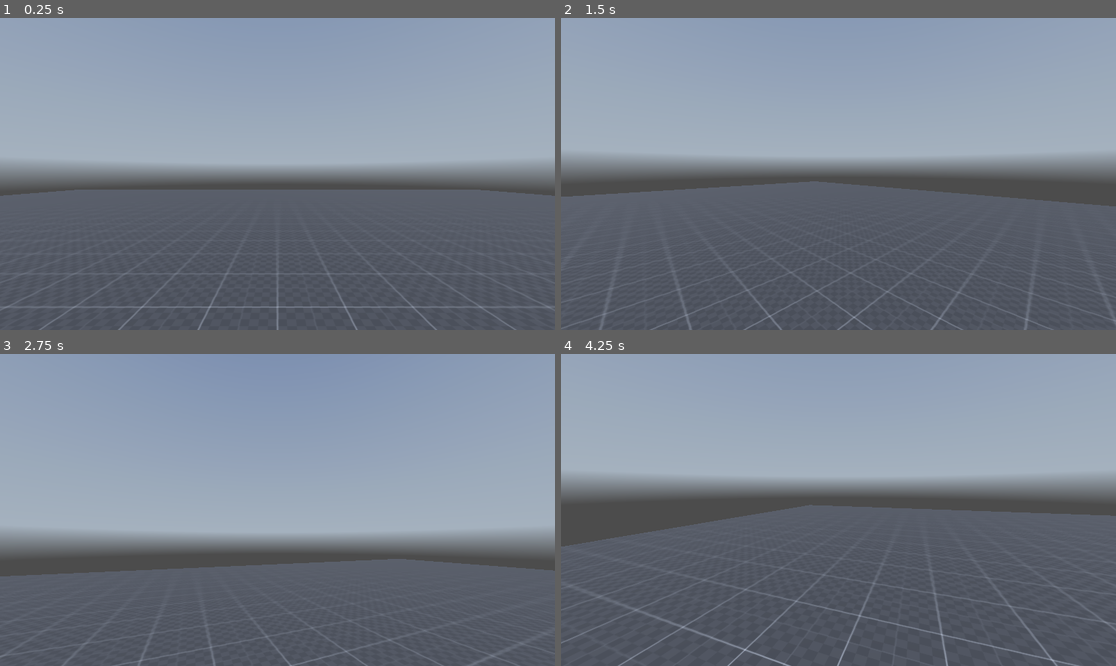
Above: before the commit, frames 1-4 (two rows, left to right).
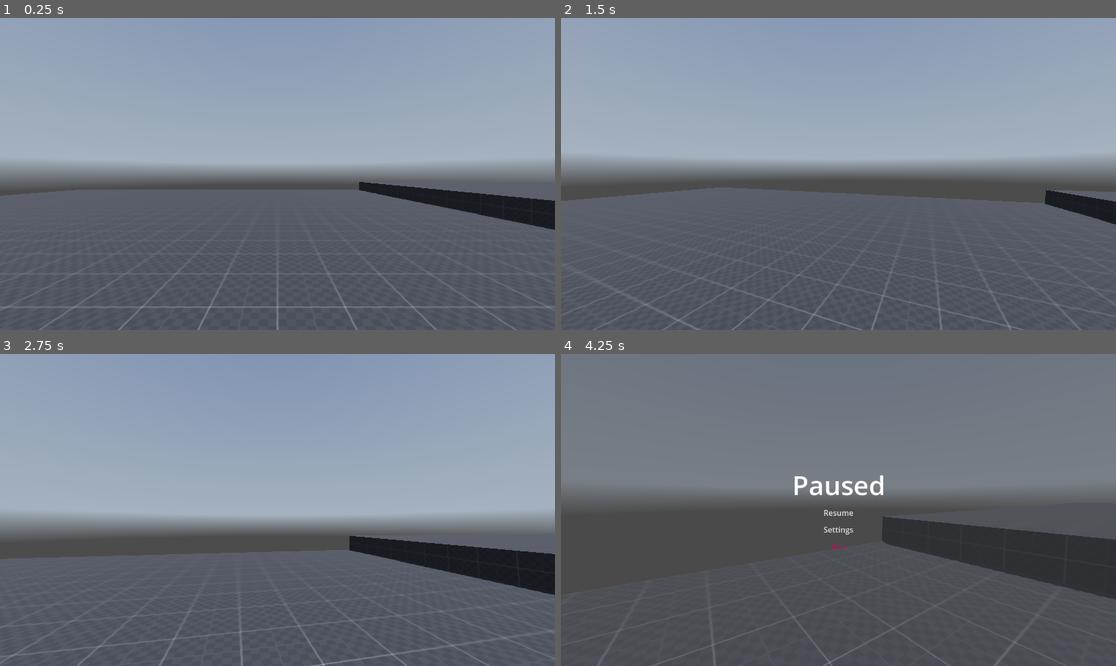
Above: after the commit, the same moments.

Repository: EcraepNahte/jump-the-moon
Game: Godot game, scene res://scenes/main.tscn
The game is run twice, just before and just after one commit, with the same random seed, the same clock (stepped at 60 frames per second) and the same inputs. A sky picture missing from this copy of the repository is replaced by a grey-blue gradient.
Inputs (mouse positions are in pixels of both pictures, inside the frame that each line leads up to):
- Up to frame 1 (0.25 s): no input
- Up to frame 2 (1.5 s): move the mouse to (866, 174) at 0.52 s; hold Ctrl (crouch) 0.53-1.28 s; hold W (forward) from 0.53 s (still down); tap Space (jump) at 0.77 s; tap Shift (sprint) at 0.8, 1.35 s; move the mouse to (810, 174) at 1.27 s
- Up to frame 3 (2.75 s): keep holding W (forward); tap Space (jump) at 1.52 s; tap Ctrl (crouch) at 1.55 s; move the mouse to (288, 503) at 2.02 s; hold Ctrl (crouch) from 2.03 s (still down); tap Shift (sprint) at 2.3 s
- Up to frame 4 (4.25 s): keep holding W (forward); move the mouse to (832, 516) at 2.77 s; release Ctrl (crouch) at 2.78 s; tap Shift (sprint) at 2.85, 3.8 s; tap Space (jump) at 3.02, 3.77 s; tap Ctrl (crouch) at 3.05 s; move the mouse to (877, 513) at 3.52 s; hold Ctrl (crouch) from 3.53 s (still down); tap Escape (pause, bound only after the commit) at 4.15 s

The runs differ from the first frame. In frame 1, 2.5% of the frame differs, in the area x 64-100%, y 52-68%; in frame 2, 3.3%; in frame 3, 16%; in frame 4, 57%, in the area x 0-100%, y 0-100%.

Commit message:
Add pause menu

Diff:
--- a/project.godot
+++ b/project.godot
@@ -11,14 +11,13 @@
 [application]
 
 config/name="Jump the Moon"
-run/main_scene="uid://dnsl2ghiipi1h"
-config/features=PackedStringArray("4.5", "GL Compatibility")
+run/main_scene="res://scenes/main.tscn"
+config/features=PackedStringArray("4.3", "GL Compatibility")
 config/icon="res://icon.svg"
 
-[display]
+[autoload]
 
-window/size/viewport_width=2304
-window/size/viewport_height=1296
+GameManager="*res://scripts/game_manager.gd"
 
 [input]
 
@@ -64,6 +63,12 @@
 , Object(InputEventJoypadButton,"resource_local_to_scene":false,"resource_name":"","device":-1,"button_index":7,"pressure":0.0,"pressed":false,"script":null)
 ]
 }
+pause={
+"deadzone": 0.5,
+"events": [Object(InputEventKey,"resource_local_to_scene":false,"resource_name":"","device":-1,"window_id":0,"alt_pressed":false,"shift_pressed":false,"ctrl_pressed":false,"meta_pressed":false,"pressed":false,"keycode":0,"physical_keycode":4194305,"key_label":0,"unicode":0,"location":0,"echo":false,"script":null)
+, Object(InputEventJoypadButton,"resource_local_to_scene":false,"resource_name":"","device":-1,"button_index":6,"pressure":0.0,"pressed":false,"script":null)
+]
+}
 
 [rendering]
 
--- a/scenes/main.tscn
+++ b/scenes/main.tscn
@@ -1,8 +1,9 @@
-[gd_scene load_steps=8 format=3 uid="uid://dnsl2ghiipi1h"]
+[gd_scene load_steps=9 format=3 uid="uid://dnsl2ghiipi1h"]
 
 [ext_resource type="PackedScene" uid="uid://0xontrpulfdl" path="res://scenes/player.tscn" id="1_o5qli"]
 [ext_resource type="Texture2D" uid="uid://qhwdshn4lfi5" path="res://assets/kloofendal_48d_partly_cloudy_puresky_2k.hdr" id="2_sugp2"]
 [ext_resource type="Texture2D" uid="uid://drm0otgfe8utj" path="res://assets/texture_07.png" id="3_sugp2"]
+[ext_resource type="PackedScene" uid="uid://cgvuyvyxyia0a" path="res://scenes/pause_menu.tscn" id="4_4iego"]
 
 [sub_resource type="PanoramaSkyMaterial" id="PanoramaSkyMaterial_jyhfs"]
 panorama = ExtResource("2_sugp2")
@@ -29,7 +30,7 @@
 environment = SubResource("Environment_tbgi4")
 
 [node name="DirectionalLight3D" type="DirectionalLight3D" parent="env"]
-transform = Transform3D(-0.8660254, -0.43301278, 0.25, 0, 0.49999997, 0.86602545, -0.50000006, 0.75, -0.43301266, 0, 0, 0)
+transform = Transform3D(-0.866025, -0.433013, 0.25, 0, 0.5, 0.866025, -0.5, 0.75, -0.433013, 0, 0, 0)
 shadow_enabled = true
 
 [node name="CSGBox3D" type="CSGBox3D" parent="."]
@@ -43,3 +44,11 @@
 use_collision = true
 size = Vector3(50, 1, 50)
 material = SubResource("StandardMaterial3D_jyhfs")
+
+[node name="CSGBox3D3" type="CSGBox3D" parent="."]
+transform = Transform3D(1, 0, 0, 0, 1, 0, 0, 0, 1, 35, 0, 0)
+use_collision = true
+size = Vector3(50, 1, 50)
+material = SubResource("StandardMaterial3D_jyhfs")
+
+[node name="PauseMenu" parent="." instance=ExtResource("4_4iego")]
--- /dev/null
+++ b/scenes/pause_menu.tscn
@@ -0,0 +1,59 @@
+[gd_scene load_steps=4 format=3 uid="uid://cgvuyvyxyia0a"]
+
+[ext_resource type="Script" path="res://scripts/pause_menu.gd" id="1_2wvgh"]
+
+[sub_resource type="LabelSettings" id="LabelSettings_ti2e4"]
+font_size = 55
+
+[sub_resource type="Theme" id="Theme_owaen"]
+Button/colors/font_color = Color(0.701961, 0.0941176, 0.352941, 1)
+
+[node name="PauseMenu" type="CanvasLayer"]
+script = ExtResource("1_2wvgh")
+
+[node name="Background" type="ColorRect" parent="."]
+anchors_preset = 15
+anchor_right = 1.0
+anchor_bottom = 1.0
+grow_horizontal = 2
+grow_vertical = 2
+color = Color(0.278431, 0.278431, 0.278431, 0.478431)
+
+[node name="MainMenu" type="VBoxContainer" parent="."]
+anchors_preset = 8
+anchor_left = 0.5
+anchor_top = 0.5
+anchor_right = 0.5
+anchor_bottom = 0.5
+offset_left = -20.0
+offset_top = -20.0
+offset_right = 20.0
+offset_bottom = 20.0
+grow_horizontal = 2
+grow_vertical = 2
+
+[node name="Label" type="Label" parent="MainMenu"]
+layout_mode = 2
+text = "Paused"
+label_settings = SubResource("LabelSettings_ti2e4")
+horizontal_alignment = 1
+
+[node name="Resume" type="Button" parent="MainMenu"]
+layout_mode = 2
+text = "Resume"
+flat = true
+
+[node name="Settings" type="Button" parent="MainMenu"]
+layout_mode = 2
+text = "Settings"
+flat = true
+
+[node name="Exit" type="Button" parent="MainMenu"]
+layout_mode = 2
+theme = SubResource("Theme_owaen")
+text = "Exit"
+flat = true
+
+[connection signal="pressed" from="MainMenu/Resume" to="." method="_on_resume"]
+[connection signal="pressed" from="MainMenu/Settings" to="." method="_on_settings_clicked"]
+[connection signal="pressed" from="MainMenu/Exit" to="." method="_on_exit_clicked"]
--- a/scenes/player.tscn
+++ b/scenes/player.tscn
@@ -28,13 +28,13 @@
 [node name="LedgeRaycasts" type="Node3D" parent="."]
 
 [node name="FrontFace" type="RayCast3D" parent="LedgeRaycasts"]
-transform = Transform3D(1, 0, 0, 0, 1, 0, 0, 0, 1, 0, 0.6, 0)
+transform = Transform3D(1, 0, 0, 0, 1, 0, 0, 0, 1, 0, 0.65, 0)
+target_position = Vector3(0, 0, -0.6)
+
+[node name="HighLedge" type="RayCast3D" parent="LedgeRaycasts"]
+transform = Transform3D(1, 0, 0, 0, 1, 0, 0, 0, 1, 0, 0.4, 0)
 target_position = Vector3(0, 0, -0.6)
 
 [node name="TopOfLedge" type="RayCast3D" parent="LedgeRaycasts"]
 transform = Transform3D(1, 0, 0, 0, 1, 0, 0, 0, 1, 0, 1, 0)
 target_position = Vector3(0, 0, -1)
-
-[node name="NewPos" type="RayCast3D" parent="LedgeRaycasts"]
-transform = Transform3D(1, 0, 0, 0, 1, 0, 0, 0, 1, 0, 1, -1)
-target_position = Vector3(0, -0.5, 0)
--- /dev/null
+++ b/scripts/game_manager.gd
@@ -0,0 +1,25 @@
+extends Node
+
+signal pause
+signal resume
+
+static var toggle_sprint = true
+static var toggle_crouch = true
+static var look_sensitivity = 0.4
+static var joy_deadzone = 0.2
+static var controller_sensitivity_modifier = 10.0
+static var invert_x = false
+static var invert_y = false
+
+func pause_game():
+	get_tree().paused = true
+	pause.emit()
+
+
+func resume_game():
+	get_tree().paused = false
+	resume.emit()
+
+
+func exit_game():
+	get_tree().quit()
--- /dev/null
+++ b/scripts/pause_menu.gd
@@ -0,0 +1,32 @@
+extends CanvasLayer
+
+
+func _ready():
+	# Hide the menu when the game starts
+	visible = false
+	# Ensure the menu processes input even when the game is paused
+	process_mode = Node.PROCESS_MODE_ALWAYS
+	# Connect to the pause signal from the game manager
+	GameManager.pause.connect(_on_pause)
+	GameManager.resume.connect(_on_resume)
+
+
+func _on_pause():
+	# Toggle the visibility of the menu root node (CanvasLayer)
+	visible = true
+	Input.mouse_mode = Input.MOUSE_MODE_VISIBLE
+
+
+func _on_resume():
+	if get_tree().paused:
+		GameManager.resume_game()
+	visible = false
+	Input.mouse_mode = Input.MOUSE_MODE_CAPTURED
+
+
+func _on_settings_clicked():
+	pass
+
+
+func _on_exit_clicked():
+	GameManager.exit_game()
--- a/scripts/player.gd
+++ b/scripts/player.gd
@@ -7,7 +7,7 @@
 @onready var crouch_raycast = $CrouchRaycast
 @onready var front_face = $LedgeRaycasts/FrontFace
 @onready var top_of_ledge = $LedgeRaycasts/TopOfLedge
-@onready var new_pos = $LedgeRaycasts/NewPos
+@onready var high_ledge: RayCast3D = $LedgeRaycasts/HighLedge
 
 const JUMP_VELOCITY = 4.5
 const LEDGE_JUMP_VELOCITY = 6.0
@@ -19,15 +19,6 @@
 const CROUCHING_HEAD_HEIGHT = 0.0
 const LERP_SPEED = 5.0
 const JUMPS = 1
-
-# TODO Make a settings page
-const TOGGLE_SPRINT = true
-const TOGGLE_CROUCH = true
-const LOOK_SENSITIVITY = 0.4
-const JOY_DEADZONE = 0.2
-const CONTROLLER_SENSITIVITY_MODIFIER = 10.0
-const INVERT_X = false
-const INVERT_Y = false
 
 var move_speed = 5.0
 var sprinting = false
@@ -45,8 +36,8 @@
 
 func _input(event):
 	if event is InputEventMouseMotion:
-		rotate_y(deg_to_rad(event.relative.x * LOOK_SENSITIVITY) * (1 if INVERT_X else -1))
-		head.rotate_x(deg_to_rad(event.relative.y * LOOK_SENSITIVITY) * (1 if INVERT_Y else -1))
+		rotate_y(deg_to_rad(event.relative.x * GameManager.look_sensitivity) * (1 if GameManager.invert_x else -1))
+		head.rotate_x(deg_to_rad(event.relative.y * GameManager.look_sensitivity) * (1 if GameManager.invert_y else -1))
 		head.rotation.x = clamp(head.rotation.x, deg_to_rad(-98), deg_to_rad(98))
 	elif event is InputEventJoypadMotion:
 		if event.axis == 2:
@@ -55,26 +46,29 @@
 			joystick_h_event = event
 
 
-
 func _physics_process(delta):
-	_handle_controller_look(delta)
+	_handle_controller_look()
 	_check_mantle()
 	_control_loop(delta)
 	move_and_slide()
 
 
-func _handle_controller_look(delta):
+func _handle_controller_look():
 	if joystick_v_event:
-		if abs(joystick_v_event.get_axis_value()) > JOY_DEADZONE:
-			rotate_y(deg_to_rad(joystick_v_event.get_axis_value() * LOOK_SENSITIVITY) * CONTROLLER_SENSITIVITY_MODIFIER * (1 if INVERT_X else -1))
+		if abs(joystick_v_event.get_axis_value()) > GameManager.joy_deadzone:
+			rotate_y(deg_to_rad(joystick_v_event.get_axis_value() * GameManager.look_sensitivity) * GameManager.controller_sensitivity_modifier * (1 if GameManager.invert_x else -1))
 
 	if joystick_h_event:
-		if abs(joystick_h_event.get_axis_value()) > JOY_DEADZONE:
-			head.rotate_x(deg_to_rad(joystick_h_event.get_axis_value() * LOOK_SENSITIVITY) * CONTROLLER_SENSITIVITY_MODIFIER * (1 if INVERT_Y else -1))
+		if abs(joystick_h_event.get_axis_value()) > GameManager.joy_deadzone:
+			head.rotate_x(deg_to_rad(joystick_h_event.get_axis_value() * GameManager.look_sensitivity) * GameManager.controller_sensitivity_modifier * (1 if GameManager.invert_y else -1))
 			head.rotation.x = clamp(head.rotation.x, deg_to_rad(-98), deg_to_rad(98))
 
 
 func _control_loop(delta):
+	# Handle Pause
+	if Input.is_action_just_pressed("pause"):
+		GameManager.pause_game()
+
 	# Add the gravity.
 	if not is_on_floor() and not grabbing_ledge:
 		velocity += get_gravity() * delta
@@ -90,7 +84,7 @@
 		jump_count = jump_count + 1
 
 	# Handle Crouch
-	if TOGGLE_CROUCH:
+	if GameManager.toggle_crouch:
 		if Input.is_action_just_pressed("crouch"):
 			if crouching:
 				trying_to_stand = true
@@ -102,7 +96,7 @@
 		trying_to_stand = !Input.is_action_pressed("crouch")
 
 	# Handle Sprint
-	if TOGGLE_SPRINT:
+	if GameManager.toggle_sprint:
 		if Input.is_action_just_pressed("sprint"):
 			sprinting = !sprinting
 			trying_to_stand = true
@@ -141,7 +135,7 @@
 
 
 func _check_mantle():
-	grabbing_ledge = front_face.is_colliding() and !top_of_ledge.is_colliding()
+	grabbing_ledge = (front_face.is_colliding() or high_ledge.is_colliding()) and !top_of_ledge.is_colliding()
 
 
 func _try_standing_up(delta):
Not shown, changed: assets/kloofendal_48d_partly_cloudy_puresky_2k.hdr.import
Not shown, changed: assets/texture_07.png.import
Not shown, changed: icon.svg.import
Not shown: 1 places in scenes/player.tscn that only renumber resources
